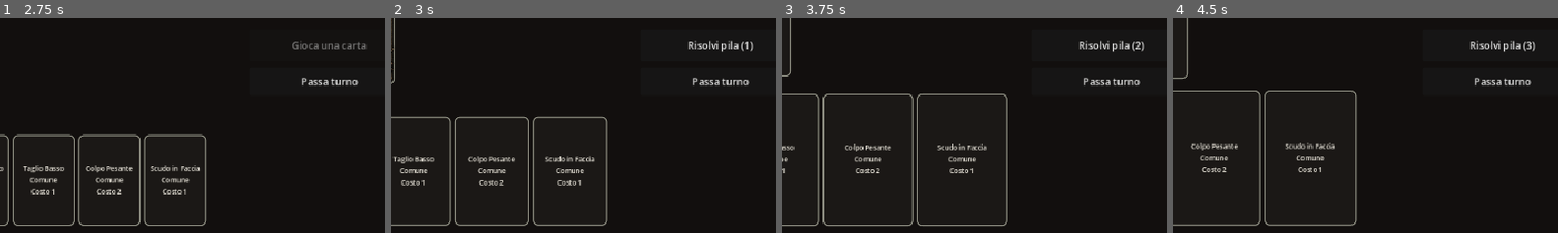
Above: before the commit, frames 1-4 (left to right).
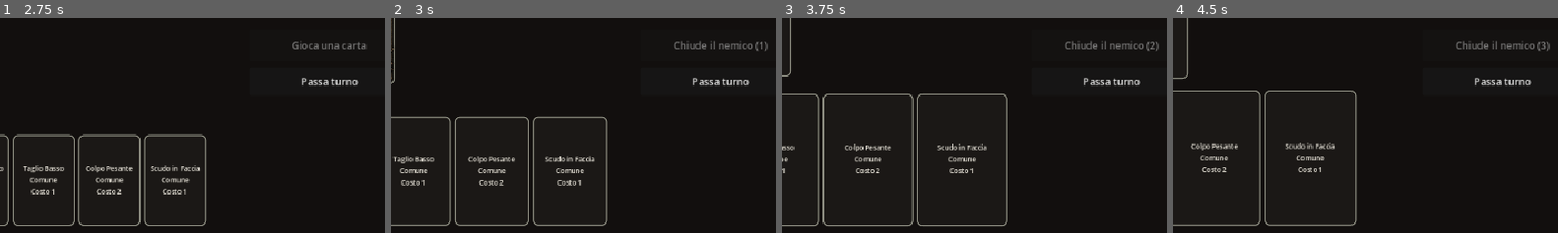
Above: after the commit, the same moments.

Repository: Chivas1504/Gioco
Game: Godot game, scene res://scenes/main.tscn
The game is run twice, just before and just after one commit, with the same random seed, the same clock (stepped at 60 frames per second) and the same inputs.
Inputs:
- Up to frame 1 (2.75 s): click "Schermo intero" at 0.5 s; click "Finestra" at 1.25 s; click "Nuova run" at 2 s
- Up to frame 2 (3 s): click "COLPO ROZZO" at 2.75 s
- Up to frame 3 (3.75 s): click "Parata Comune Costo 1" at 3.5 s
- Up to frame 4 (4.5 s): click "Schivata Comune Costo 1" at 4.25 s
The pictures show only the part of the screen within x 45-95%, y 50-100%; the shares and areas given below are measured in that part.

Frame 1 is identical in both runs. In frame 2, 0.6% of the frame differs, in the area x 73-98%, y 10-16%; in frame 3, 0.6%; in frame 4, 0.6%.

Commit message:
Aggiorna iniziativa e stamina in combat

Diff:
--- a/scripts/combat/combat_state.gd
+++ b/scripts/combat/combat_state.gd
@@ -23,6 +23,8 @@
 var low_health_fear_triggered = false
 var stack_turn_owner = "player"
 var round_starter = "player"
+var stack_resolver = "enemy"
+var stamina_refilled_after_combat = false
 var enemy_cards_staged_this_round = 0
 var initiative_rng = RandomNumberGenerator.new()
 
@@ -49,6 +51,13 @@
 	victory = false
 	rewards_claimed = false
 	low_health_fear_triggered = false
+	stamina_refilled_after_combat = false
+	if initiative_rng.randi_range(0, 1) == 0:
+		round_starter = "player"
+		stack_resolver = "enemy"
+	else:
+		round_starter = "enemy"
+		stack_resolver = "player"
 	_apply_round_start_class_effects([])
 	_start_new_stack_turn([])
 
@@ -58,6 +67,12 @@
 	if intents.is_empty():
 		return {}
 	return intents[int(enemy.get("intent_index", 0)) % intents.size()]
+
+
+func get_initiative_message() -> String:
+	if round_starter == "player":
+		return "Lancio moneta: inizi tu. Il nemico gioca per secondo e puo chiudere la pila."
+	return "Lancio moneta: inizia il nemico. Tu giochi per secondo e puoi chiudere la pila."
 
 
 func get_card_cost_for_current_intent(card_id: String) -> int:
@@ -124,7 +139,10 @@
 		used_class_bonuses.append(CardRules.CLASS_SORCERER)
 	var messages = ["Impili %s. Stamina -%d." % [card.get("name", card_id), cost]]
 	stack_turn_owner = "player"
-	messages.append("Puoi impilare altre carte, risolvere la pila o passare il turno al nemico.")
+	if stack_resolver == "player":
+		messages.append("Puoi impilare altre carte, risolvere la pila o passare il turno al nemico.")
+	else:
+		messages.append("Puoi impilare altre carte o passare: il nemico chiudera la pila.")
 	return {
 		"ok": true,
 		"message": " ".join(messages),
@@ -139,10 +157,19 @@
 	return staged_stack.size()
 
 
+func can_resolve_stack() -> bool:
+	return (
+		not ended
+		and not staged_stack.is_empty()
+		and stack_turn_owner == "player"
+		and stack_resolver == "player"
+	)
+
+
 func can_pass_stack_turn() -> bool:
 	return (
 		not ended
-		and (stack_turn_owner == "player" or stack_turn_owner == "resolve")
+		and stack_turn_owner == "player"
 	)
 
 
@@ -151,6 +178,12 @@
 		return {"ok": false, "message": "Non puoi passare adesso."}
 	var messages = ["Passi il turno senza risolvere la pila."]
 	_stage_enemy_card(messages)
+	if stack_resolver == "enemy" and not staged_stack.is_empty() and not ended:
+		messages.append("Il nemico, giocando per secondo, chiude la pila.")
+		var resolve_result = resolve_staged_cards(true)
+		var resolve_message = String(resolve_result.get("message", ""))
+		if not resolve_message.is_empty():
+			messages.append(resolve_message)
 	return {"ok": true, "message": " ".join(messages)}
 
 
@@ -186,11 +219,13 @@
 	return names
 
 
-func resolve_staged_cards() -> Dictionary:
+func resolve_staged_cards(force: bool = false) -> Dictionary:
 	if ended:
 		return {"ok": false, "message": "Il combattimento e gia finito."}
 	if staged_stack.is_empty():
 		return {"ok": false, "message": "Non hai carte nella pila."}
+	if not force and not can_resolve_stack():
+		return {"ok": false, "message": "Non puoi chiudere tu questa pila: chi va secondo decide quando risolverla."}
 
 	var stack = staged_stack.duplicate(true)
 	staged_card_ids = []
@@ -367,8 +402,7 @@
 
 	if effects.has("recover_stamina"):
 		var stamina_gain = int(effects.get("recover_stamina", 0)) + level * int(effects.get("recover_stamina_per_level", 0))
-		run_state.stamina = min(run_state.max_stamina, run_state.stamina + stamina_gain)
-		messages.append("Recuperi %d stamina." % stamina_gain)
+		messages.append("Non recuperi %d stamina ora: la stamina torna piena a fine combattimento." % stamina_gain)
 
 	if effects.has("incoming_bonus") and not purified:
 		incoming_damage_bonus += int(effects.get("incoming_bonus", 0))
@@ -481,8 +515,7 @@
 	if damage_pool == null and not killed_before and enemy.get("health", 0) <= 0:
 		if effects.has("recover_stamina_on_kill"):
 			var stamina_on_kill = int(effects.get("recover_stamina_on_kill", 0))
-			run_state.stamina = min(run_state.max_stamina, run_state.stamina + stamina_on_kill)
-			messages.append("Recuperi %d stamina." % stamina_on_kill)
+			messages.append("Non recuperi %d stamina ora: la stamina torna piena a fine combattimento." % stamina_on_kill)
 		if effects.has("gain_blood_on_kill"):
 			run_state.add_material("sangue", int(effects.get("gain_blood_on_kill", 0)))
 			messages.append("Guadagni sangue dal colpo finale.")
@@ -511,8 +544,7 @@
 
 	var stamina_on_kill = int(damage_pool.get("recover_stamina_on_kill", 0))
 	if stamina_on_kill > 0:
-		run_state.stamina = min(run_state.max_stamina, run_state.stamina + stamina_on_kill)
-		messages.append("Recuperi %d stamina." % stamina_on_kill)
+		messages.append("Non recuperi %d stamina ora: la stamina torna piena a fine combattimento." % stamina_on_kill)
 
 	var blood_on_kill = int(damage_pool.get("gain_blood_on_kill", 0))
 	if blood_on_kill > 0:
@@ -529,14 +561,14 @@
 	staged_stack = []
 	staged_card_ids = []
 	enemy_cards_staged_this_round = 0
-	if initiative_rng.randi_range(0, 1) == 0:
-		round_starter = "player"
+	if round_starter == "player":
 		stack_turn_owner = "player"
 		if not messages.is_empty():
-			messages.append("Hai l'iniziativa: giochi per primo.")
+			messages.append("Hai vinto il lancio: giochi per primo, il nemico puo chiudere la pila.")
 	else:
-		round_starter = "enemy"
 		stack_turn_owner = "enemy"
+		if not messages.is_empty():
+			messages.append("Il nemico vince il lancio: gioca per primo, puoi chiudere tu la pila.")
 		_stage_enemy_card(messages)
 
 
@@ -618,8 +650,7 @@
 		enemy["bleed"] = max(0, bleed - 1)
 		messages.append("Il sanguinamento infligge %d danni." % bleed)
 		if run_state.active_class == CardRules.CLASS_WEREWOLF:
-			run_state.stamina = min(run_state.max_stamina, run_state.stamina + bleed)
-			messages.append("Il Lupo Mannaro recupera %d stamina dal sangue perso." % bleed)
+			messages.append("Il Lupo Mannaro recuperera la stamina dal sangue solo a fine combattimento.")
 
 
 func _tick_temporary_statuses() -> void:
@@ -674,9 +705,11 @@
 	if enemy.get("health", 0) <= 0:
 		ended = true
 		victory = true
-	elif run_state.health <= 0 or run_state.stamina <= 0:
+	elif run_state.health <= 0:
 		ended = true
 		victory = false
+	if ended:
+		_refill_stamina_after_combat()
 
 
 func _stop_stack_if_combat_ended(messages: Array) -> bool:
@@ -688,11 +721,22 @@
 		victory = false
 	if not ended:
 		return false
+	_refill_stamina_after_combat(messages)
 	if victory:
 		messages.append("La pila si interrompe: il nemico cade.")
 	else:
 		messages.append("La pila si interrompe: crolli prima che il resto si risolva.")
 	return true
+
+
+func _refill_stamina_after_combat(messages: Array = []) -> void:
+	if stamina_refilled_after_combat:
+		return
+	stamina_refilled_after_combat = true
+	var missing_stamina = max(0, run_state.max_stamina - run_state.stamina)
+	run_state.stamina = run_state.max_stamina
+	if missing_stamina > 0 and not messages.is_empty():
+		messages.append("Fine combattimento: recuperi tutta la stamina.")
 
 
 func _get_card_trigger_count(card: Dictionary) -> int:
--- a/scripts/main.gd
+++ b/scripts/main.gd
@@ -359,6 +359,7 @@
 		return
 	var enemy = GameDatabase.make_grid_enemy(run_state.current_node, run_state.get_world_level(), run_state.active_class)
 	combat_state.start_combat(run_state, enemy)
+	_push_log(combat_state.get_initiative_message())
 	screen_mode = SCREEN_COMBAT
 
 
@@ -370,6 +371,7 @@
 	shop_card_offers_generated = false
 	var enemy = GameDatabase.make_shadow_boss(run_state.shadow_memory, run_state.fear, second_encounter)
 	combat_state.start_combat(run_state, enemy)
+	_push_log(combat_state.get_initiative_message())
 	if second_encounter:
 		_push_log("La tua Ombra ritorna. Questa volta non puoi fuggire.")
 	else:
@@ -460,11 +462,15 @@
 		hand_spacer.visible = true
 		combat_action_panel.visible = true
 		end_intent_button.visible = true
-		end_intent_button.disabled = combat_state.ended
 		pass_turn_button.visible = combat_state.can_pass_stack_turn()
 		pass_turn_button.disabled = not combat_state.can_pass_stack_turn()
 		if combat_state.has_staged_cards():
-			end_intent_button.text = "Risolvi pila (%d)" % combat_state.get_staged_card_count()
+			if combat_state.can_resolve_stack():
+				end_intent_button.text = "Risolvi pila (%d)" % combat_state.get_staged_card_count()
+				end_intent_button.disabled = false
+			else:
+				end_intent_button.text = "Chiude il nemico (%d)" % combat_state.get_staged_card_count()
+				end_intent_button.disabled = true
 		else:
 			end_intent_button.text = "Gioca una carta"
 			end_intent_button.disabled = true
@@ -1957,7 +1963,7 @@
 	if not combat_state.victory:
 		_save_shadow_after_defeat()
 		var defeat = Label.new()
-		defeat.text = "Sei morto o hai finito stamina. La tua Ombra custodisce le anime perdute."
+		defeat.text = "Sei morto. La tua Ombra custodisce le anime perdute."
 		defeat.autowrap_mode = TextServer.AUTOWRAP_WORD_SMART
 		safe_panel.add_child(defeat)
 		var restart_button = Button.new()
@@ -2055,6 +2061,12 @@
 func _on_pass_stack_turn_pressed() -> void:
 	var result = combat_state.pass_stack_turn()
 	_push_log(result.get("message", ""))
+	if combat_state.ended and combat_state.victory:
+		_push_log("Il nemico cade.")
+		_enter_reward_area()
+	elif combat_state.ended:
+		_save_shadow_after_defeat()
+		_push_log("La run finisce qui.")
 	_refresh_ui()
 
 
--- a/scripts/run/run_state.gd
+++ b/scripts/run/run_state.gd
@@ -180,7 +180,7 @@
 
 
 func is_dead() -> bool:
-	return health <= 0 or stamina <= 0
+	return health <= 0
 
 
 func add_fear(amount: int) -> int:
